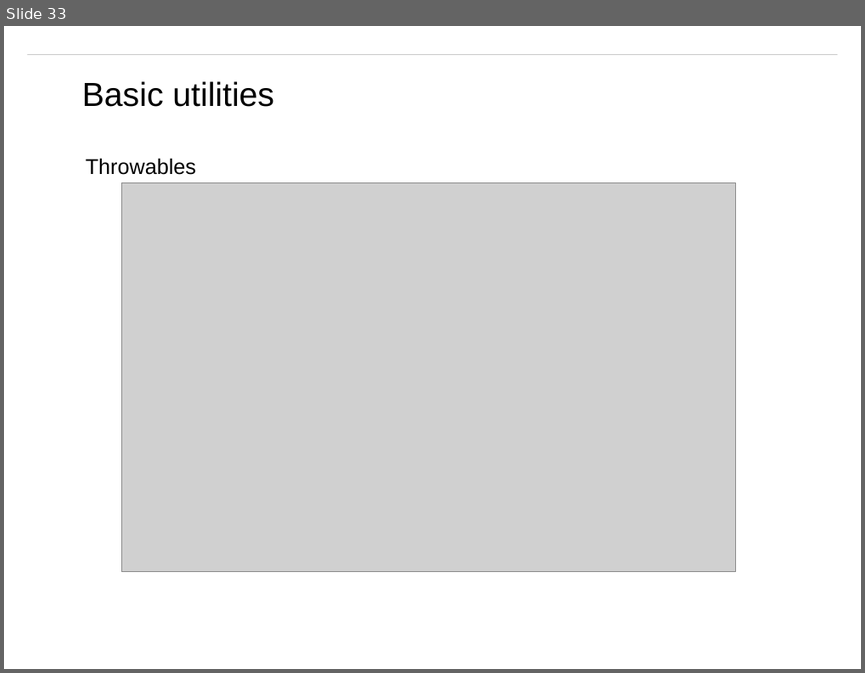
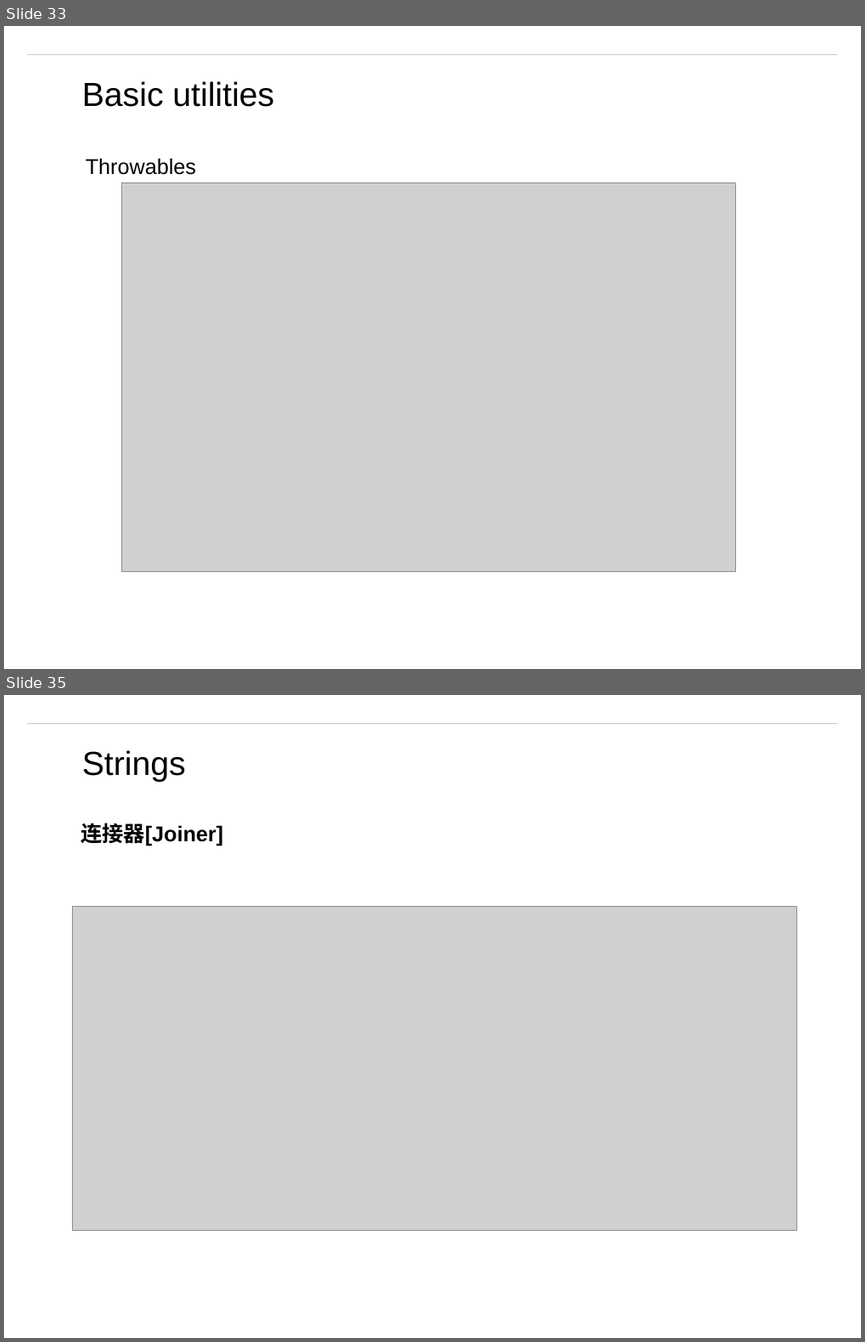
Before and after one commit to matt19870107/Guava, a slide deck: Guava.pptx. Shown one above the other, each under a label of ours: slide 33 before the commit, slides 33 and 35 after it; the slides between them are not shown. The pictures are 865x673 and 865x1342 pixels, drawn with LibreOffice and Linux fonts; fonts in the diff are those of the drawing; grey boxes stand for pictures; background and template pictures are left out. Boxes give left, top, right and bottom in pixels: in the first picture for what was removed or moved away, otherwise in the second. Text is boxed around its words. In the diff, an @@ line names an element or a change of style, - is before the commit and + after.

```diff
--- a/Guava.pptx
+++ b/Guava.pptx
@@ slide 35 added at <box>4,695,861,1338</box>, background #FFFFFF; not listed: 1 template element that a slide beside it also shows @@
@@ text added at <box>82,750,186,782</box>, 28 pt, text #000000 @@
+Strings
@@ text added at <box>80,823,223,846</box>, 18 pt, text #000000, bold @@
+连接器[Joiner]
@@ picture added at <box>73,907,796,1231</box> @@
```
Also in this commit, not shown: 1 slide changed, 7 other slides added, 7 other files.
